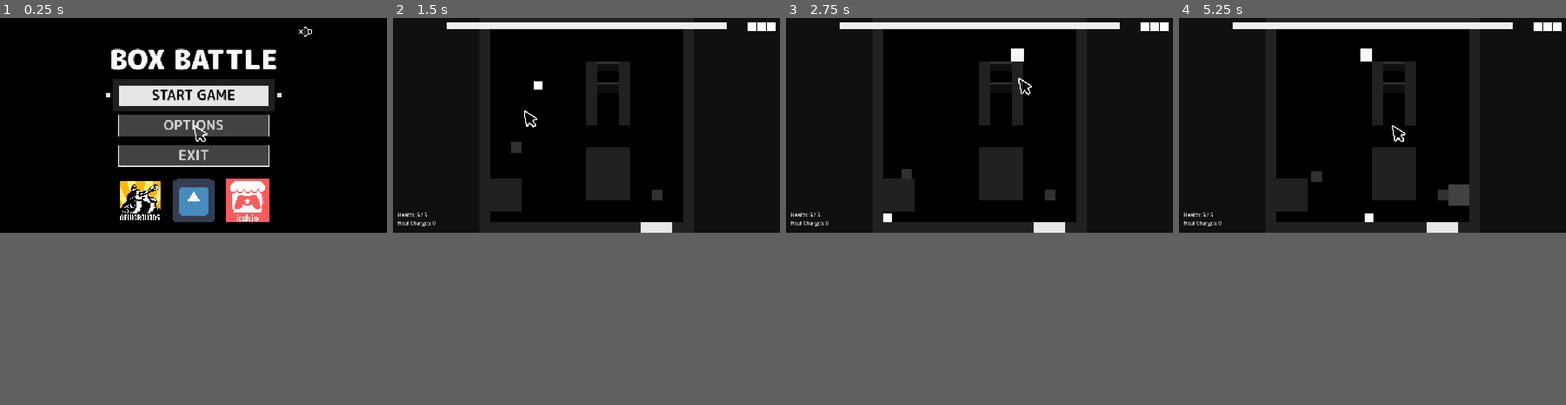
Above: before the commit, frames 1-4 (left to right).
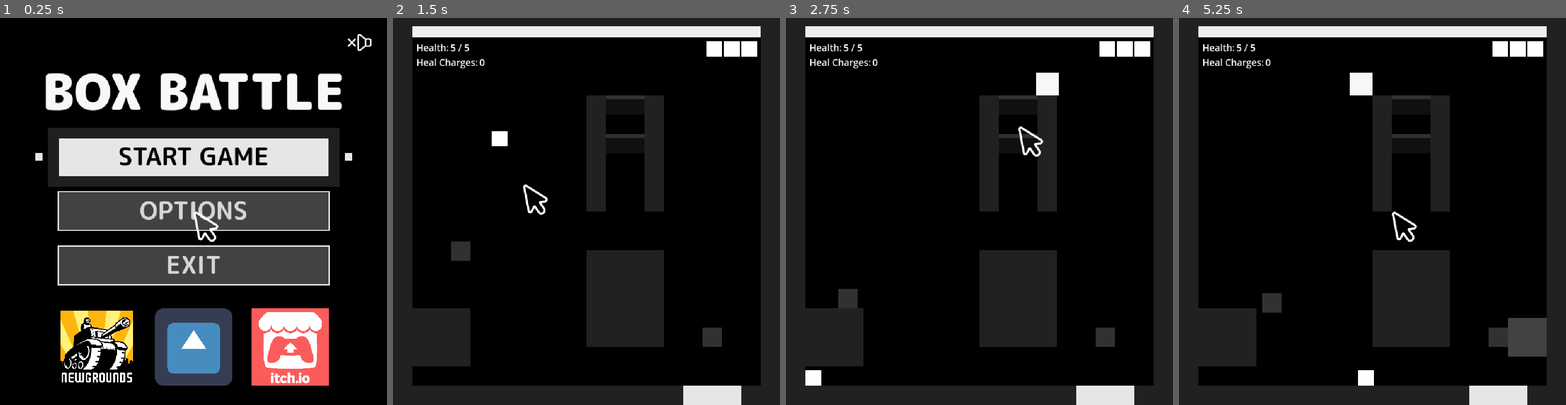
Above: after the commit, the same moments.

Repository: stevencasteel/Box-Battle
Game: Godot game, scene res://src/scenes/main/main.tscn
Same seed, same stepped clock (60 frames per second), same inputs: the game is played once before the commit and once after it. The engine's default icon, where the game draws it, is replaced by a stand-in: a white triangle on a blue panel in a dark square.
Inputs (mouse positions are in pixels of both pictures, inside the frame that each line leads up to):
- Up to frame 1 (0.25 s): no input
- Up to frame 2 (1.5 s): tap Enter (ui_accept) at 0.5 s; drag from (586, 95) to (625, 79) at 0.52 s; drag from (509, 137) to (551, 56) at 1.27 s
- Up to frame 3 (2.75 s): move the mouse to (1018, 79) at 2.02 s; hold Left (ui_left) from 2.03 s (still down)
- Up to frame 4 (5.25 s): release Left (ui_left) at 2.75 s; drag from (1353, 168) to (1279, 219) at 2.77 s; move the mouse to (1488, 157) at 3.52 s; hold Right (ui_right) 3.53-4.25 s; tap Enter (ui_accept) at 3.77 s; drag from (1256, 91) to (1349, 219) at 4.27 s; move the mouse to (1391, 126) at 5.02 s; hold Right (ui_right) from 5.03 s (still down); click (1391, 126) at 5.17 s
In our replay, the window is 800x444 before the commit and 800x800 after it. These sizes can differ from the game's own. Grey fills any space a smaller window leaves; there, only what the larger window draws over its background counts as a difference.

The runs differ from the first frame. In frame 1, 44% of the frame differs, in the area x 9-96%, y 2-95%; in frame 2, 29%; in frame 3, 30%; in frame 4, 31%.

Commit message:
refactor(display): Adapt UI layouts to 1000x1000 viewport
Refactored the game's display settings and UI scenes to use a 1000x1000 viewport resolution. This change provides a consistent, square aspect ratio which is better suited for the arena combat design.

- Updated `project.godot` to set the viewport to 1000x1000 and the stretch aspect to `keep`. This ensures the game scales correctly on non-square monitors by adding letterboxing/pillarboxing.
- Adjusted the anchors and margins for all elements in `game_hud.tscn` to fit the new layout. The boss health bar now spans the width of the screen with a margin, while player info and boss phase indicators are inset from the top corners.
- Repositioned the mute button in all main menu scenes to align correctly within the new square viewport.

Diff:
--- a/project.godot
+++ b/project.godot
@@ -11,7 +11,7 @@
 [application]
 
 config/name="BOX BATTLE"
-config/version="0.17.0"
+config/version="0.17.1"
 run/main_scene="res://src/scenes/main/main.tscn"
 config/features=PackedStringArray("4.4", "Mobile")
 config/icon="res://icon.svg"
@@ -44,7 +44,7 @@
 
 [display]
 
-window/size/viewport_width=1800
+window/size/viewport_width=1000
 window/size/viewport_height=1000
 window/stretch/mode="canvas_items"
 
--- a/src/scenes/menus/controls_screen.tscn
+++ b/src/scenes/menus/controls_screen.tscn
@@ -118,7 +118,7 @@
 grow_vertical = 2
 mouse_filter = 2
 theme_override_constants/margin_top = 40
-theme_override_constants/margin_right = 350
+theme_override_constants/margin_right = 40
 
 [node name="MuteButton" parent="MuteButtonContainer" instance=ExtResource("4_mute_button")]
 layout_mode = 2
--- a/src/scenes/menus/credits_screen.tscn
+++ b/src/scenes/menus/credits_screen.tscn
@@ -76,7 +76,7 @@
 grow_vertical = 2
 mouse_filter = 2
 theme_override_constants/margin_top = 40
-theme_override_constants/margin_right = 350
+theme_override_constants/margin_right = 40
 
 [node name="MuteButton" parent="MuteButtonContainer" instance=ExtResource("4_mute_button")]
 layout_mode = 2
--- a/src/scenes/menus/options_screen.tscn
+++ b/src/scenes/menus/options_screen.tscn
@@ -101,7 +101,7 @@
 grow_vertical = 2
 mouse_filter = 2
 theme_override_constants/margin_top = 40
-theme_override_constants/margin_right = 350
+theme_override_constants/margin_right = 40
 
 [node name="MuteButton" parent="MuteButtonContainer" instance=ExtResource("4_mute_button")]
 layout_mode = 2
--- a/src/scenes/menus/sound_screen.tscn
+++ b/src/scenes/menus/sound_screen.tscn
@@ -98,7 +98,7 @@
 grow_vertical = 2
 mouse_filter = 2
 theme_override_constants/margin_top = 40
-theme_override_constants/margin_right = 350
+theme_override_constants/margin_right = 40
 
 [node name="MuteButton" parent="MuteButtonContainer" instance=ExtResource("4_mute_button")]
 layout_mode = 2
--- a/src/scenes/menus/title_screen.tscn
+++ b/src/scenes/menus/title_screen.tscn
@@ -126,7 +126,7 @@
 grow_vertical = 2
 mouse_filter = 2
 theme_override_constants/margin_top = 40
-theme_override_constants/margin_right = 350
+theme_override_constants/margin_right = 40
 
 [node name="MuteButton" parent="MuteButtonContainer" instance=ExtResource("8_mute_button")]
 layout_mode = 2
--- a/src/ui/game_hud/game_hud.gd
+++ b/src/ui/game_hud/game_hud.gd
@@ -9,6 +9,7 @@
 const COMBAT_CONFIG = preload("res://src/data/combat_config.tres")
 
 # --- Node References ---
+@onready var player_info: VBoxContainer = %PlayerInfo
 @onready var player_health_value: Label = %PlayerHealthValue
 @onready var player_heal_charges_value: Label = %PlayerHealChargesValue
 @onready var boss_health_bar: ProgressBar = %BossHealthBar
--- a/src/ui/game_hud/game_hud.tscn
+++ b/src/ui/game_hud/game_hud.tscn
@@ -22,14 +22,11 @@
 theme = ExtResource("2_main_theme")
 
 [node name="PlayerInfo" type="VBoxContainer" parent="ThemeContainer"]
-anchors_preset = 2
-anchor_top = 1.0
-anchor_bottom = 1.0
-offset_left = 20.0
-offset_top = -100.0
-offset_right = 220.0
-offset_bottom = -20.0
-grow_vertical = 0
+unique_name_in_owner = true
+offset_left = 60.0
+offset_top = 60.0
+offset_right = 280.0
+offset_bottom = 140.0
 
 [node name="PlayerHealthHBox" type="HBoxContainer" parent="ThemeContainer/PlayerInfo"]
 layout_mode = 2
@@ -63,9 +60,9 @@
 unique_name_in_owner = true
 anchors_preset = 10
 anchor_right = 1.0
-offset_left = 250.0
+offset_left = 50.0
 offset_top = 20.0
-offset_right = -250.0
+offset_right = -50.0
 offset_bottom = 50.0
 grow_horizontal = 2
 theme_override_styles/background = SubResource("StyleBoxFlat_1")
@@ -80,9 +77,9 @@
 anchors_preset = 1
 anchor_left = 1.0
 anchor_right = 1.0
-offset_left = -220.0
-offset_top = 20.0
-offset_right = -20.0
-offset_bottom = 60.0
+offset_left = -190.0
+offset_top = 60.0
+offset_right = -60.0
+offset_bottom = 100.0
 grow_horizontal = 0
 alignment = 2
Not shown, changed: docs/CHANGELOG.txt
Not shown, changed: docs/all_godot_source_code_no_docs.txt
